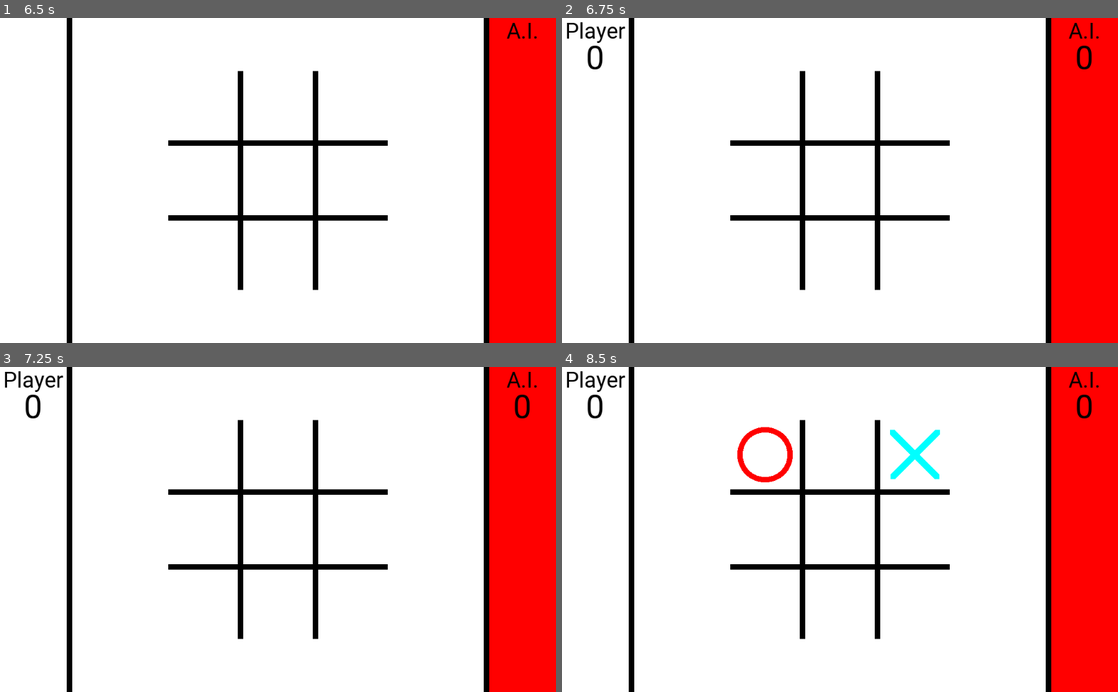
Above: before the commit, frames 1-4 (two rows, left to right).
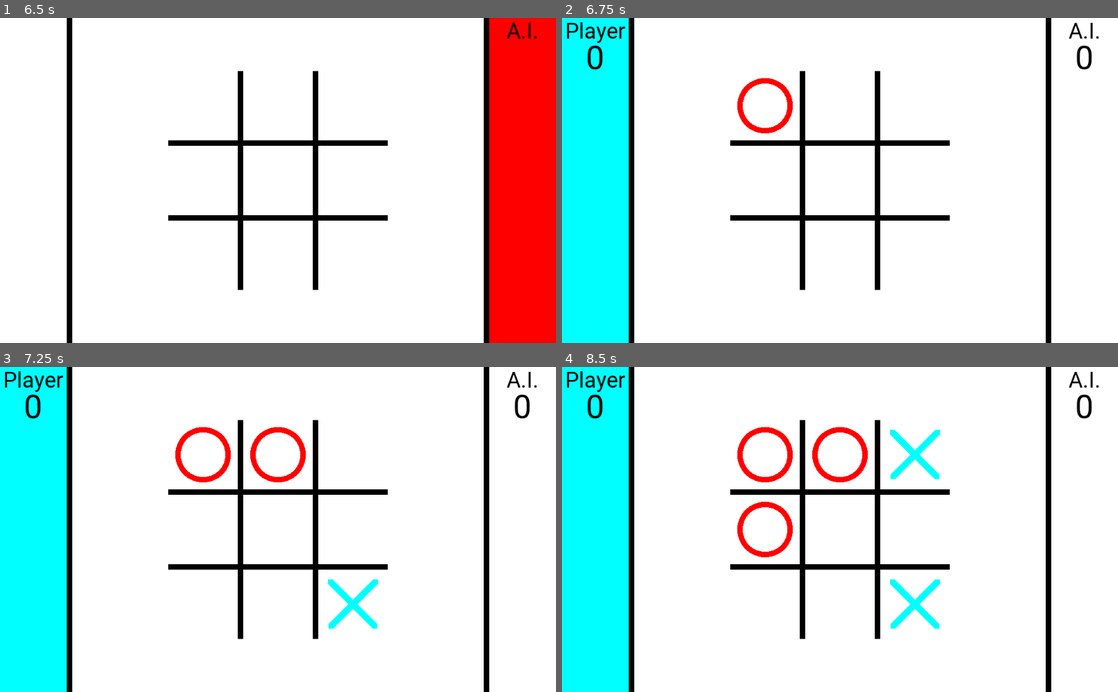
Above: after the commit, the same moments.

Repository: MGon025/CPSC481_Project
Game: Godot game, scene res://Board.tscn
Same seed, same stepped clock (60 frames per second), same inputs: the game is played once before the commit and once after it.
Inputs (mouse positions are in pixels of both pictures, inside the frame that each line leads up to):
- Up to frame 1 (6.5 s): tap Enter at 0.5, 2.75, 4.25 s; move the mouse to (205, 105) at 0.52 s; click (205, 105) at 0.67 s; tap Space at 1.25, 3.5, 5 s; move the mouse to (278, 105) at 1.27 s; click (278, 105) at 1.42 s; move the mouse to (350, 105) at 2.02 s; click (350, 105) at 2.17 s; move the mouse to (205, 180) at 2.77 s; click (205, 180) at 2.92 s; move the mouse to (278, 180) at 3.52 s; click (278, 180) at 3.67 s; move the mouse to (350, 180) at 4.27 s; click (350, 180) at 4.42 s; move the mouse to (205, 255) at 5.02 s; click (205, 255) at 5.17 s; move the mouse to (278, 255) at 5.77 s; click (278, 255) at 5.92 s
- Up to frame 2 (6.75 s): move the mouse to (912, 255) at 6.52 s; click (912, 255) at 6.67 s
- Up to frame 3 (7.25 s): no input
- Up to frame 4 (8.5 s): move the mouse to (728, 545) at 7.27 s; click (728, 545) at 7.42 s; move the mouse to (895, 458) at 8.02 s; click (895, 458) at 8.17 s

Frame 1 is identical in both runs. In frame 2, 24% of the frame differs, in the area x 0-100%, y 0-100%; in frame 3, 25%; in frame 4, 25%.

Commit message:
less lag
AI only makes decisions at the appropriate time

Diff:
--- a/board.gd
+++ b/board.gd
@@ -17,8 +17,8 @@
 onready var _p1_name = get_node("Stats/Names/Player1Name")
 onready var _p2_name = get_node("Stats/Names/Player2Name")
 # For testing. Remove or comment later
-var _test_time = 0
-var _test_count = 0
+#var _test_time = 0
+#var _test_count = 0
 
 
 
@@ -35,10 +35,10 @@
 
 
 # Called at 60fps. delta is time between frames.
-func _physics_process(delta):
-	# For testing. Remove or comment when AI can make their own decisions
-	if _player2bg.visible and not $Pause.visible:
-		_test_ai(delta)
+#func _physics_process(delta):
+#	# For testing. Remove or comment when AI can make their own decisions
+#	# if _player2bg.visible and not $Pause.visible:
+#	# 	_test_ai(delta)
 #	pass
 
 
@@ -48,8 +48,9 @@
 	_player1bg.visible = !_player1bg.visible
 	_player2bg.visible = !_player2bg.visible
 	player1_turn = !player1_turn
+	_move_ai()
 	# For testing. Remove or comment later
-	_test_win()
+	# _test_win()
 
 
 # Called when clicking after a game is finished.
@@ -78,8 +79,9 @@
 
 	# Hide start menu
 	$GameStart.hide()
+	_move_ai()
 	# For testing. Remove or comment later
-	_test_time = 0
+#	_test_time = 0
 
 
 func _clear_board():
@@ -157,27 +159,31 @@
 
 
 # example of the ai clicking tile 1 after 5 seconds
-func _test_ai(delta):
-	_test_time += delta
-	#var best_move = find_best_move(tiles,-1)
-	var best_move = find_best_move(tiles,-1)
-	if _test_time >= 1:
-		tiles[best_move].toggle_tile()
-		_test_count += 1
-	else:
-		#print("waiting... " + str(_test_time))
-		pass
+#func _test_ai(delta):
+#	_test_time += delta
+#	#var best_move = find_best_move(tiles,-1)
+#	var best_move = find_best_move(tiles,-1)
+#	if _test_time >= 1:
+#		tiles[best_move].toggle_tile()
+#		_test_count += 1
+#	else:
+#		#print("waiting... " + str(_test_time))
+#		pass
 
 
 # example of the player winning with tiles 0,4,8
 # called when switching turns after 3 enemy actions
-func _test_win():
-	_test_time = 0
-	if _test_count == 3:
-		_pause = _game_won(false, 0, 8)
-		_test_count = 0
-
-
+#func _test_win():
+#	_test_time = 0
+#	if _test_count == 3:
+#		_pause = _game_won(false, 0, 8)
+#		_test_count = 0
+
+
+func _move_ai():
+	if not player1_turn:
+		var best_move = yield(find_best_move(tiles, -1), "completed")
+		tiles[best_move].toggle_tile()
 
 
 func make_duplicate(board):
@@ -264,7 +270,9 @@
 			board_choice.append(move)
 	if board_choice.size() > 0:
 		var random:int = randi() % board_choice.size()
+		yield(get_tree(), "idle_frame")
 		return board_choice[random]
 	else:
 		var random:int = randi() % available.size()
+		yield(get_tree(), "idle_frame")
 		return available[random]
